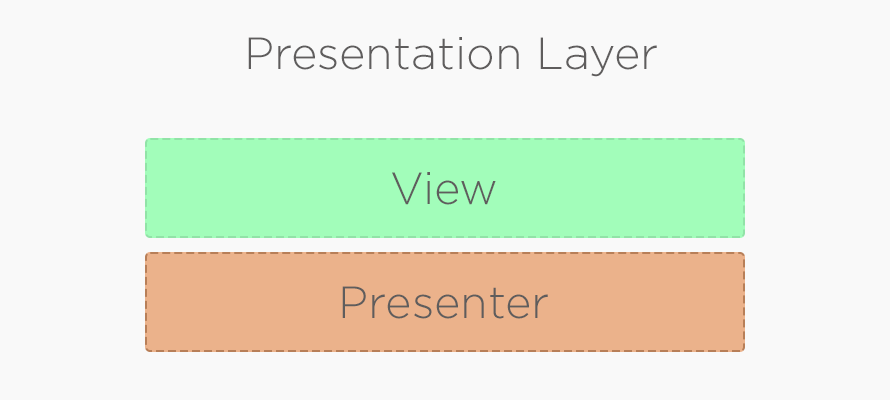
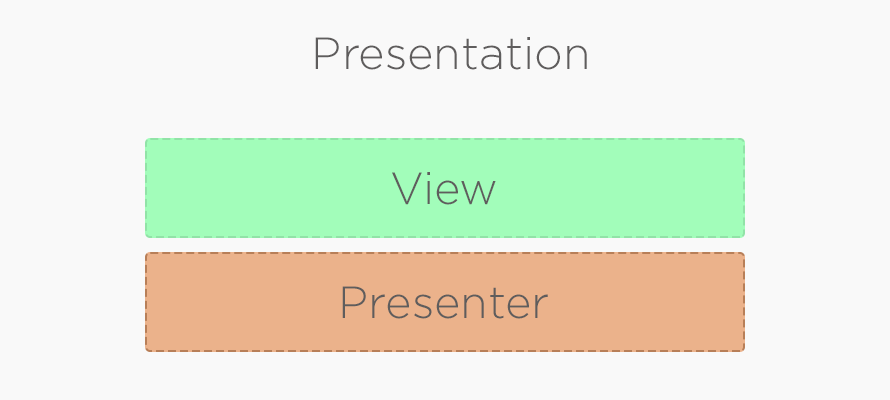
Layers edited between the first and the second 890×400 image:
renamed "Presentation Layer" to "Presentation", painted on it over [248,37,657,77]
painted on "Presenter" (2nd of 2, in "presentaion") over [146,349,745,351]
